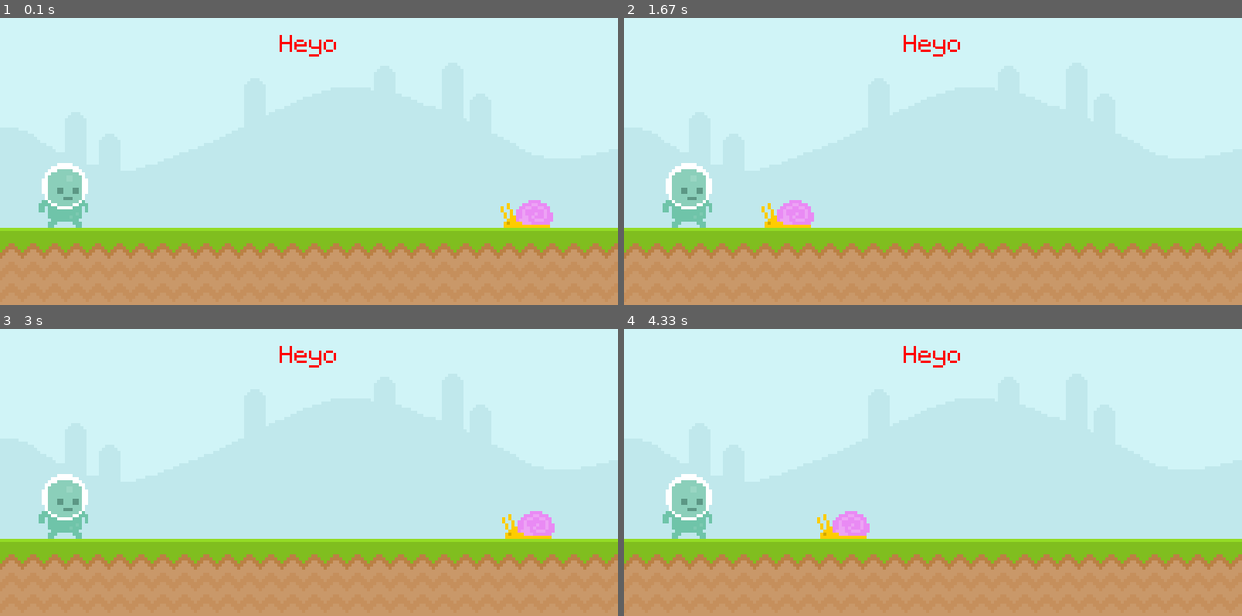
Above: before the commit, frames 1-4 (two rows, left to right).
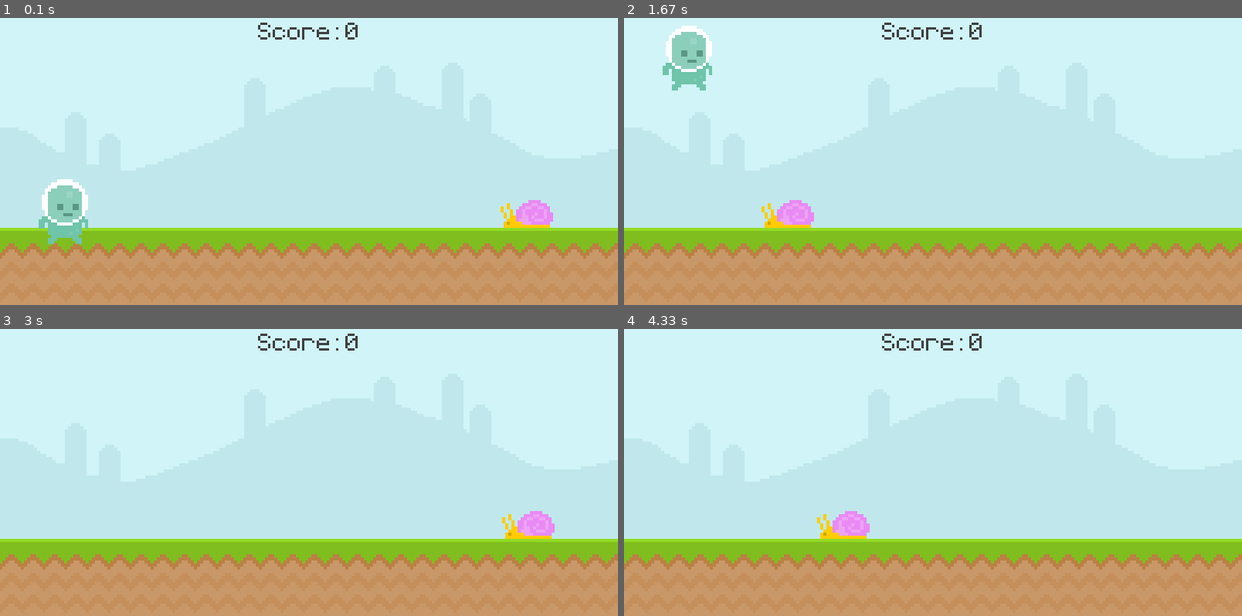
Above: after the commit, the same moments.

Repository: hmzq-404/dino-but-in-pygame
Game: pygame game, started from main.py
Two runs of this game, one before a commit and one after it. Both use one fixed random seed, a clock stepped at 60 frames per second and the inputs below.
Inputs (mouse positions are in pixels of both pictures, inside the frame that each line leads up to):
- Up to frame 1 (0.1 s): no input
- Up to frame 2 (1.67 s): tap Space at 0.33, 0.73, 1.03 s; move the mouse to (951, 241) at 0.7 s
- Up to frame 3 (3 s): no input
- Up to frame 4 (4.33 s): no input

The runs differ from the first frame. In frame 1, 1.9% of the frame differs, in the area x 6-58%, y 1-79%; in frame 2, 3.1%, in the area x 6-58%, y 1-74%; in frame 3, 1.8%; in frame 4, 1.8%.

Commit message:
Found a better way to center text using rects, added gravity, and jumping

Diff:
--- a/main.py
+++ b/main.py
@@ -1,6 +1,8 @@
 from settings import *
 import sys
 import pygame
+# Module containing constants for keyboard input
+from pygame.locals import KEYDOWN, K_SPACE
 
 # Initializes the library
 pygame.init()
@@ -17,7 +19,12 @@
 
 # Returns a surface
 # Anti-Alias means to smooth the edges of the text (shouldnt be used with pixel art)
-score = pixel_font.render("Heyo", False, (255, 0, 0))
+# The pygame.draw module is used to display shapes and lines
+score = 0
+score_surface = pixel_font.render(f"Score: {score}", False, (64, 64, 64))
+score_rect = score_surface.get_rect(
+    center=(SCREEN_WIDTH / 2, 50)
+)
 
 snail = Snail()
 player = Player()
@@ -33,6 +40,9 @@
         # if event.type == pygame.MOUSEMOTION:
         #     if player.rect.collidepoint(event.pos):
         #         print("collision of mouse with player")
+        # Checks if a key is pressed and whether or not that key is the space bar
+        elif event.type == KEYDOWN and event.key == K_SPACE:
+            player.gravity = -20
 
     snail.update()
     # .colliderect() Returns a 0 or 1 depending on whether or not the two rects are colliding
@@ -49,8 +59,12 @@
         0,
         sky_surface.get_height()
     ))
-    screen.blit(score, ((SCREEN_WIDTH-score.get_width())/2, 50))
+    screen.blit(score_surface, score_rect)
     screen.blit(snail.surface, snail.rect)
+
+    player.gravity += 1
+    player.rect.move_ip((0, player.gravity))
+
     screen.blit(player.surface, player.rect)
     # Updates the screen
     pygame.display.flip()
--- a/sprites.py
+++ b/sprites.py
@@ -33,6 +33,13 @@
             bottom=sky_surface.get_height(),
             left=50
         )
+        self.gravity = 0
 
+    # Approach to gravity:
+    # Set it to 0
+    # Increase in each iteration of while loop and make the player fall vertically by that value..
+    # .. until the floor is reached
+    # If spacebar is pressed, set gravity to a negative number so that the player now moves upwards until gravity becomes a positive number
+    # This creates the effect of acceleration and deceleration
     def update(self):
         pass
